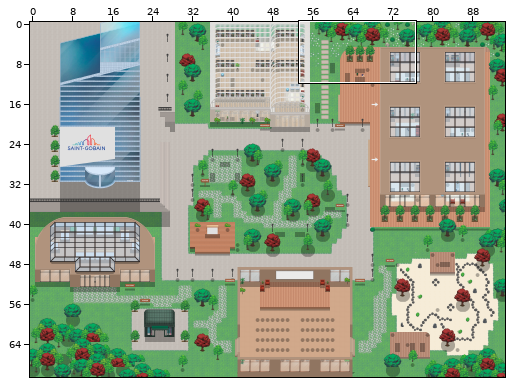
Tiled map (JSON): v2-wa-st-gobain.tmj. Above: a wide view before the commit, with the close-up outlined.
Close-up. As it was:
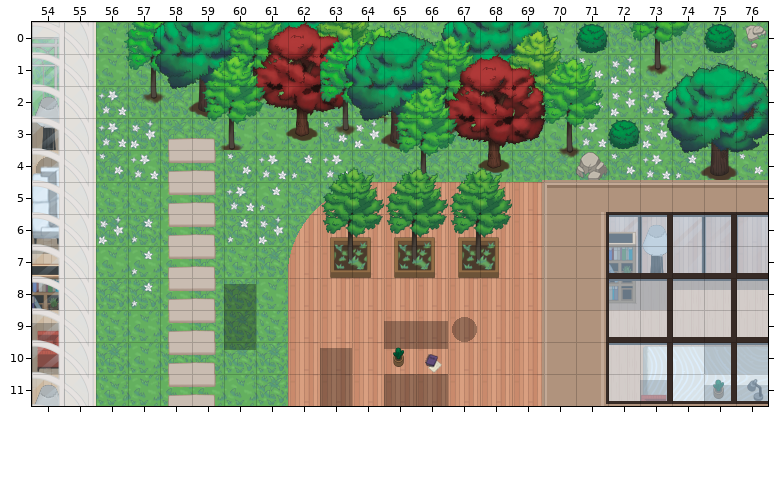
Cells are 32x32 px. Shown: x 54..76, y 0..11. The commit also changed other parts of the map, which this record leaves out. Not drawn, because the pictures are missing: unchanged layer "furniture/furniture1".
After:
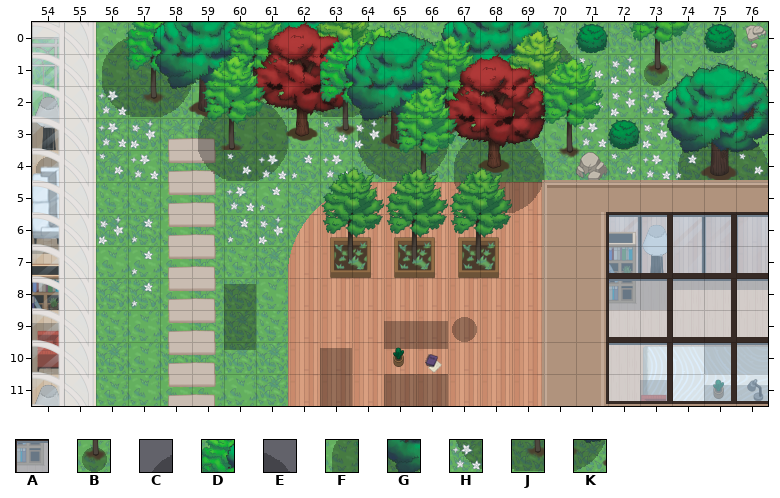
Key: from "TEST_AssetVillage": A 3212, B 3345, C 3347, D 3348, E 3349, F 3411, G 3413, H 3475, J 3476, K 3477.
_ is an empty cell.
See-through tiles are keyed as they look on the map.
From old to new:
Layer "Shadow":
y 0: x 56..57 __ -> CD; x 70 _ -> E
y 1: x 56..58 ___ -> FAG; x 70 _ -> G; x 73 _ -> B
y 2: x 56..65 __________ -> HJKCDEHJKD; x 69..70 __ -> JK
y 3: x 59..61 ___ -> FAG; x 64..69 ______ -> FAGCDE; x 75..76 __ -> DE
y 4: x 59..61 ___ -> HJK; x 64..69 ______ -> HJKFAG; x 74..76 ___ -> FAG
y 5: x 67..69 ___ -> HJK
